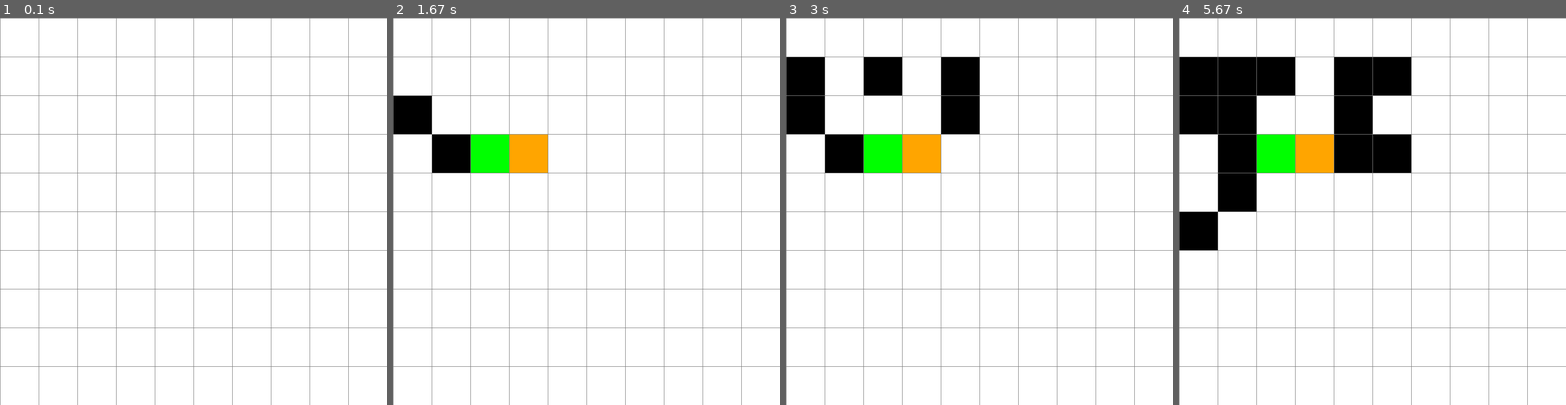
Above: before the commit, frames 1-4 (left to right).
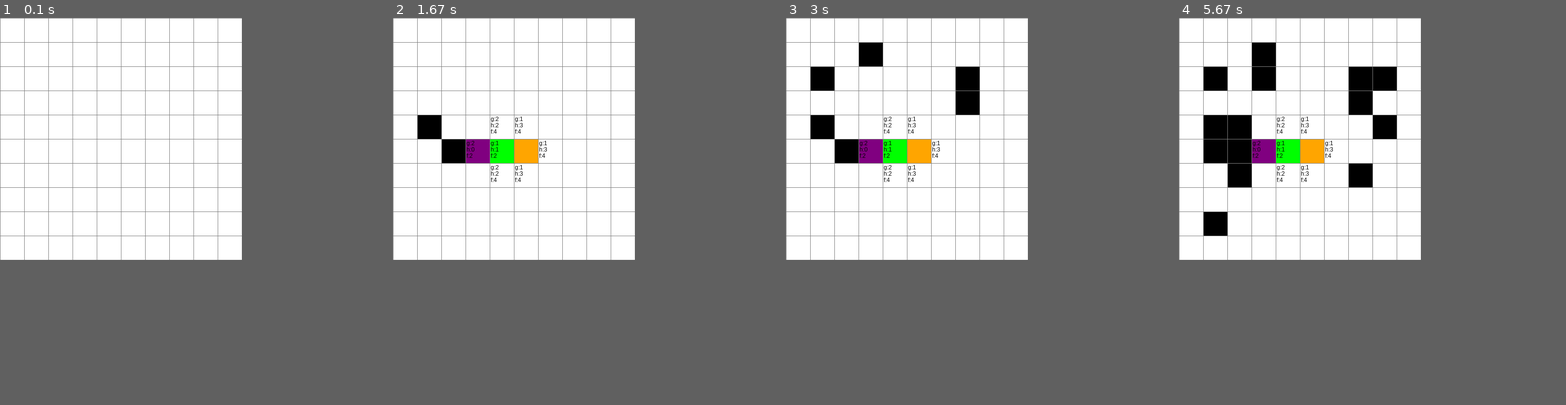
Above: after the commit, the same moments.

Repository: moySistemas/inteligencia_artificial
Game: pygame game, started from proyecto1/algoritmo_a.py
The game is run twice, just before and just after one commit, with the same random seed, the same clock (stepped at 60 frames per second) and the same inputs.
Inputs (mouse positions are in pixels of both pictures, inside the frame that each line leads up to):
- Up to frame 1 (0.1 s): no input
- Up to frame 2 (1.67 s): press the mouse at (516, 153) at 0.37 s; move the mouse to (485, 149) at 0.47 s; release the mouse at (454, 141) at 0.6 s; tap Space at 0.67 s; press the mouse at (516, 153) at 1.03 s; move the mouse to (470, 141) at 1.13 s; release the mouse at (427, 134) at 1.27 s; right-click (574, 176) at 1.38 s
- Up to frame 3 (3 s): click (867, 60) at 1.72 s; click (816, 83) at 2.05 s; click (956, 95) at 2.38 s; click (960, 79) at 2.72 s
- Up to frame 4 (5.67 s): click (1229, 122) at 3.05 s; click (1364, 165) at 3.38 s; click (1225, 153) at 3.72 s; click (1384, 134) at 4.05 s; click (1252, 79) at 4.38 s; click (1213, 223) at 4.72 s; click (1240, 180) at 5.05 s; click (1376, 83) at 5.38 s
The window is 800x800 before the commit and 500x500 after it. Grey fills any space a smaller window leaves; there, only what the larger window draws over its background counts as a difference.

The runs differ from the first frame. In frame 1, 3.4% of the frame differs, in the area x 0-100%, y 0-100%; in frame 2, 6.1%; in frame 3, 9.2%; in frame 4, 14%.

Commit message:
Imprimir en los cuadros g,h y f

Diff:
--- a/proyecto1/algoritmo_a.py
+++ b/proyecto1/algoritmo_a.py
@@ -2,9 +2,13 @@
 import numpy as np
 
 # Configuraciones iniciales
-ANCHO_VENTANA = 800
+pygame.init()
+ANCHO_VENTANA = 500
 VENTANA = pygame.display.set_mode((ANCHO_VENTANA, ANCHO_VENTANA))
 pygame.display.set_caption("Visualización de Nodos")
+
+# Fuente
+FUENTE = pygame.font.SysFont('Arial', 12)
 
 # Colores (RGB)
 BLANCO = (255, 255, 255)
@@ -30,11 +34,14 @@
     def __init__(self, fila, col, ancho, total_filas):
         self.fila = fila
         self.col = col
-        self.x = fila * ancho
-        self.y = col * ancho
+        self.x = col * ancho
+        self.y = fila * ancho
         self.color = BLANCO
         self.ancho = ancho
         self.total_filas = total_filas
+        self.g = None
+        self.h = None
+        self.f = None
 
     def get_pos(self):
         return self.fila, self.col
@@ -50,6 +57,7 @@
 
     def restablecer(self):
         self.color = BLANCO
+        self.g = self.h = self.f = None
 
     def hacer_inicio(self):
         self.color = NARANJA
@@ -62,6 +70,14 @@
 
     def dibujar(self, ventana):
         pygame.draw.rect(ventana, self.color, (self.x, self.y, self.ancho, self.ancho))
+
+        if self.g is not None and self.h is not None and self.f is not None:
+            texto_g = FUENTE.render(f"g:{self.g}", True, NEGRO)
+            texto_h = FUENTE.render(f"h:{self.h}", True, NEGRO)
+            texto_f = FUENTE.render(f"f:{self.f}", True, NEGRO)
+            ventana.blit(texto_g, (self.x + 2, self.y + 2))
+            ventana.blit(texto_h, (self.x + 2, self.y + 15))
+            ventana.blit(texto_f, (self.x + 2, self.y + 28))
 
 def dibujar_grid(ventana, filas, ancho):
     ancho_nodo = ancho // filas
@@ -75,13 +91,12 @@
     for fila in grid:
         for nodo in fila:
             nodo.dibujar(ventana)
-
     dibujar_grid(ventana, filas, ancho)
     pygame.display.update()
 
 def obtener_click_pos(pos, filas, ancho):
     ancho_nodo = ancho // filas
-    y, x = pos
+    x, y = pos
     fila = y // ancho_nodo
     col = x // ancho_nodo
     return fila, col
@@ -91,7 +106,7 @@
     return abs(nodo_actual[0] - nodo_destino[0]) + abs(nodo_actual[1] - nodo_destino[1])
 
 # Función A*
-def algoritmo_a_estrella(mapa, inicio, meta):
+def algoritmo_a_estrella(mapa, inicio, meta, grid):
     lista_abierta = [inicio]
     camino_desde = {}
     costo_real = {inicio: 0}
@@ -109,15 +124,23 @@
 
         lista_abierta.remove(nodo_actual)
 
-        for movimiento_fila, movimiento_columna in movimientos:
-            vecino = (nodo_actual[0] + movimiento_fila, nodo_actual[1] + movimiento_columna)
-
-            if 0 <= vecino[0] < 10 and 0 <= vecino[1] < 10 and mapa[vecino] == 0:
+        for movimiento_fila, movimiento_col in movimientos:
+            vecino = (nodo_actual[0] + movimiento_fila, nodo_actual[1] + movimiento_col)
+
+            if 0 <= vecino[0] < len(mapa) and 0 <= vecino[1] < len(mapa) and mapa[vecino] == 0:
                 costo_tentativo = costo_real[nodo_actual] + 1
                 if vecino not in costo_real or costo_tentativo < costo_real[vecino]:
                     camino_desde[vecino] = nodo_actual
                     costo_real[vecino] = costo_tentativo
-                    costo_estimado[vecino] = costo_tentativo + heuristica(vecino, meta)
+                    heur = heuristica(vecino, meta)
+                    costo_estimado[vecino] = costo_tentativo + heur
+
+                    fila, col = vecino
+                    nodo_grid = grid[fila][col]
+                    nodo_grid.g = costo_tentativo
+                    nodo_grid.h = heur
+                    nodo_grid.f = costo_estimado[vecino]
+
                     if vecino not in lista_abierta:
                         lista_abierta.append(vecino)
 
@@ -129,12 +152,8 @@
 def main(ventana, ancho):
     FILAS = 10
     grid = crear_grid(FILAS, ancho)
-
     inicio = None
     fin = None
-    obstaculos = []
-
-    matriz = [['.' for _ in range(FILAS)] for _ in range(FILAS)]
 
     corriendo = True
     while corriendo:
@@ -150,20 +169,11 @@
                 if not inicio and nodo != fin:
                     inicio = nodo
                     inicio.hacer_inicio()
-                    matriz[fila][col] = '0'
-                    print(f"Inicio: {inicio.get_pos()}")
-
                 elif not fin and nodo != inicio:
                     fin = nodo
                     fin.hacer_fin()
-                    matriz[fila][col] = '1'
-                    print(f"Fin: {fin.get_pos()}")
-
                 elif nodo != fin and nodo != inicio:
                     nodo.hacer_pared()
-                    obstaculos.append((fila,col))
-                    matriz[fila][col] = 'X'
-                    print(f"Obstaculo detectado en: ({fila},{col})")
 
             elif pygame.mouse.get_pressed()[2]:  # Click derecho
                 pos = pygame.mouse.get_pos()
@@ -177,18 +187,17 @@
 
             if event.type == pygame.KEYDOWN:
                 if event.key == pygame.K_SPACE and inicio and fin:
-                    print("Ejecutando búsqueda A*...")
                     mapa = np.zeros((FILAS, FILAS), dtype=int)
-                    for fila in range(FILAS):
-                        for col in range(FILAS):
-                            if grid[fila][col].es_pared():
-                                mapa[fila, col] = 1  # Obstacle
-
-                    camino_optimo = algoritmo_a_estrella(mapa, inicio.get_pos(), fin.get_pos())
-                    if camino_optimo:
-                        for posicion in camino_optimo:
-                            fila, col = posicion
-                            grid[fila][col].color = VERDE
+                    for i in range(FILAS):
+                        for j in range(FILAS):
+                            if grid[i][j].es_pared():
+                                mapa[i][j] = 1
+                    camino = algoritmo_a_estrella(mapa, inicio.get_pos(), fin.get_pos(), grid)
+                    if camino:
+                        for fila, col in camino:
+                            nodo = grid[fila][col]
+                            if not nodo.es_inicio() and not nodo.es_fin():
+                                nodo.color = VERDE
                     else:
                         print("No hay camino disponible.")
 
